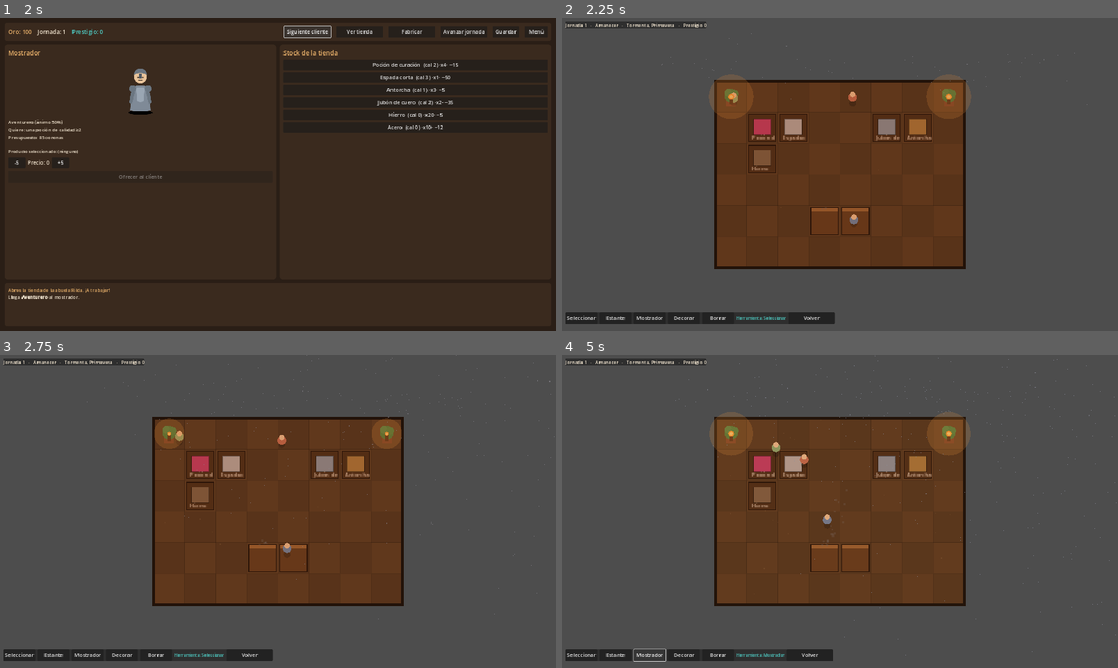
Above: before the commit, frames 1-4 (two rows, left to right).
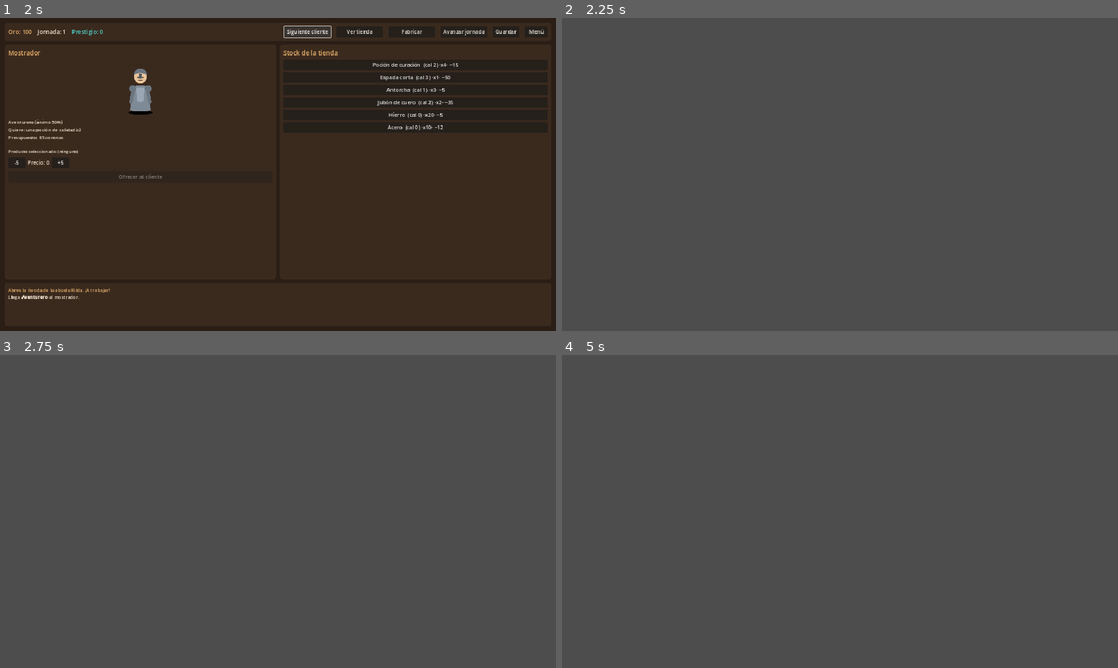
Above: after the commit, the same moments.

Repository: luckyvalentinaguirre-bot/DungeonShop
Game: Godot game, scene res://scenes/main_menu/MainMenu.tscn
The game is run twice, just before and just after one commit, with the same random seed, the same clock (stepped at 60 frames per second) and the same inputs.
Inputs (mouse positions are in pixels of both pictures, inside the frame that each line leads up to):
- Up to frame 1 (2 s): click "Nueva partida" at 0.5 s; click "Siguiente cliente" at 1.25 s
- Up to frame 2 (2.25 s): click "Ver tienda" at 2 s
- Up to frame 3 (2.75 s): no input
- Up to frame 4 (5 s): click (578, 655) at 2.75 s, where only the run before the commit has a clickable "Seleccionar"; click (617, 655) at 3.5 s, where only the run before the commit has a clickable "Estante"; click (650, 655) at 4.25 s, where only the run before the commit has a clickable "Mostrador"

Frame 1 is identical in both runs. In frame 2, 30% of the frame differs, in the area x 0-95%, y 1-98%; in frame 3, 30%; in frame 4, 30%.
Error after the commit: Parse Error: Cannot infer the type of "flame" variable because the value doesn't have a set type. (res://scripts/ui/ShopWorld.gd:419)

Commit message:
Visual: sprites reales dibujados en la vista cenital (adios cubitos)
Sustituye las formas de _draw por arte vectorial ilustrado (SVG con sombreado,
contornos y detalle), orientado a top-down:
- Tiles: suelo de madera (tablones+veta) y pared de piedra (silleria+musgo).
- Muebles: estante con baldas, mostrador con caja registradora, barril con aros,
  planta en maceta, alfombra arcana, antorcha de pared.
- Iconos de producto por categoria (pocion, espada, armadura, herramienta,
  material, objeto magico) mostrados en cada estante.
- Clientes que deambulan como figuras top-down (no circulos), con 3 variantes.

ShopWorld renderiza estos sprites como texturas (con fallback a formas si faltan);
el dia/noche, clima, particulas, antorchas animadas y evolucion por prestigio se
mantienen. Paredes ahora rodean la tienda con tiles de piedra.

Es arte propio en SVG (estilo cozy ilustrado), sustituible por pixel art HD final
reemplazando los mismos archivos. Ver docs/ArtDirection.md.

Co-Authored-By: Claude Opus 4.8 <noreply@anthropic.com>
Claude-Session: https://claude.ai/code/session_01BvQJaW7W6TmoPXUchrmyos

Diff:
--- /dev/null
+++ b/assets/buildings/barrel.svg
@@ -0,0 +1,17 @@
+<svg width="64" height="64" viewBox="0 0 64 64" xmlns="http://www.w3.org/2000/svg">
+  <!-- Barril visto desde arriba. -->
+  <ellipse cx="32" cy="34" rx="22" ry="22" fill="#000000" opacity="0.15"/>
+  <circle cx="32" cy="32" r="22" fill="#8a5a30" stroke="#3a2412" stroke-width="2.5"/>
+  <!-- aros metálicos -->
+  <circle cx="32" cy="32" r="22" fill="none" stroke="#6b6660" stroke-width="3" opacity="0.9"/>
+  <circle cx="32" cy="32" r="15" fill="#7a4c26" stroke="#5a3417" stroke-width="1.5"/>
+  <!-- tapa de madera con duelas -->
+  <g stroke="#5a3417" stroke-width="1.4">
+    <line x1="32" y1="18" x2="32" y2="46"/>
+    <line x1="20" y1="24" x2="44" y2="40"/>
+    <line x1="44" y1="24" x2="20" y2="40"/>
+  </g>
+  <circle cx="32" cy="32" r="3" fill="#4a2f18"/>
+  <!-- brillo -->
+  <path d="M18 24 a20 20 0 0 1 14 -6" fill="none" stroke="#b6844a" stroke-width="2" opacity="0.5"/>
+</svg>
--- /dev/null
+++ b/assets/buildings/counter.svg
@@ -0,0 +1,20 @@
+<svg width="64" height="64" viewBox="0 0 64 64" xmlns="http://www.w3.org/2000/svg">
+  <!-- Mostrador de madera visto desde arriba. -->
+  <rect x="4" y="12" width="56" height="44" rx="4" fill="#000000" opacity="0.18"/>
+  <rect x="3" y="8" width="58" height="46" rx="4" fill="#7a4a24" stroke="#3a2412" stroke-width="2.5"/>
+  <!-- superficie pulida -->
+  <rect x="7" y="12" width="50" height="38" rx="3" fill="#9a6636"/>
+  <!-- vetas de la superficie -->
+  <g stroke="#7a4c26" stroke-width="1.2" opacity="0.6" fill="none">
+    <path d="M10 20 q22 -3 44 0"/>
+    <path d="M10 30 q22 3 44 0"/>
+    <path d="M10 40 q22 -3 44 0"/>
+  </g>
+  <!-- caja registradora / libro de cuentas -->
+  <rect x="40" y="16" width="14" height="12" rx="2" fill="#c9a24a" stroke="#7a5a1e" stroke-width="1.5"/>
+  <rect x="42" y="18" width="10" height="4" rx="1" fill="#f4e7c2"/>
+  <!-- moneda -->
+  <circle cx="14" cy="42" r="4" fill="#e8c24a" stroke="#a8841e" stroke-width="1"/>
+  <!-- borde iluminado -->
+  <rect x="3" y="8" width="58" height="4" rx="2" fill="#a8703a"/>
+</svg>
--- /dev/null
+++ b/assets/buildings/plant.svg
@@ -0,0 +1,20 @@
+<svg width="64" height="64" viewBox="0 0 64 64" xmlns="http://www.w3.org/2000/svg">
+  <!-- Planta en maceta vista desde arriba. -->
+  <ellipse cx="32" cy="50" rx="16" ry="6" fill="#000000" opacity="0.18"/>
+  <!-- maceta -->
+  <path d="M20 40 h24 l-3 14 h-18 z" fill="#a4562e" stroke="#5a2f16" stroke-width="2"/>
+  <ellipse cx="32" cy="40" rx="12" ry="5" fill="#c46a3a" stroke="#5a2f16" stroke-width="2"/>
+  <ellipse cx="32" cy="39" rx="9" ry="3.5" fill="#5a3a20"/>
+  <!-- follaje -->
+  <g stroke="#20401f" stroke-width="1">
+    <circle cx="32" cy="24" r="13" fill="#3b7a34"/>
+    <circle cx="22" cy="28" r="9" fill="#469142"/>
+    <circle cx="42" cy="28" r="9" fill="#3f8339"/>
+    <circle cx="32" cy="18" r="8" fill="#54a04c"/>
+  </g>
+  <!-- toques de luz -->
+  <g fill="#7cc271" opacity="0.7">
+    <circle cx="28" cy="20" r="2.5"/>
+    <circle cx="38" cy="26" r="2"/>
+  </g>
+</svg>
--- /dev/null
+++ b/assets/buildings/rug.svg
@@ -0,0 +1,16 @@
+<svg width="64" height="64" viewBox="0 0 64 64" xmlns="http://www.w3.org/2000/svg">
+  <!-- Alfombra decorativa (para el suelo). -->
+  <rect x="4" y="10" width="56" height="44" rx="4" fill="#8a2f3a" stroke="#5a1f28" stroke-width="2"/>
+  <rect x="9" y="15" width="46" height="34" rx="3" fill="none" stroke="#e8c24a" stroke-width="2"/>
+  <rect x="15" y="21" width="34" height="22" rx="2" fill="#a03a46"/>
+  <!-- rombo central arcano -->
+  <path d="M32 22 L44 32 L32 42 L20 32 Z" fill="#3f9a90" stroke="#e8c24a" stroke-width="1.5"/>
+  <circle cx="32" cy="32" r="4" fill="#f4e7c2"/>
+  <!-- flecos -->
+  <g stroke="#e8c24a" stroke-width="2">
+    <line x1="6" y1="10" x2="3" y2="7"/>
+    <line x1="58" y1="10" x2="61" y2="7"/>
+    <line x1="6" y1="54" x2="3" y2="57"/>
+    <line x1="58" y1="54" x2="61" y2="57"/>
+  </g>
+</svg>
--- /dev/null
+++ b/assets/buildings/shelf.svg
@@ -0,0 +1,21 @@
+<svg width="64" height="64" viewBox="0 0 64 64" xmlns="http://www.w3.org/2000/svg">
+  <!-- Estante de tienda visto desde arriba (con leve perspectiva). -->
+  <!-- sombra -->
+  <rect x="6" y="10" width="52" height="48" rx="4" fill="#000000" opacity="0.18"/>
+  <!-- estructura de madera -->
+  <rect x="5" y="6" width="54" height="50" rx="4" fill="#6b4423" stroke="#3a2412" stroke-width="2.5"/>
+  <!-- interior (dos baldas) -->
+  <rect x="10" y="11" width="44" height="18" rx="2" fill="#4a2f18"/>
+  <rect x="10" y="33" width="44" height="18" rx="2" fill="#4a2f18"/>
+  <!-- divisores -->
+  <g fill="#7a5230">
+    <rect x="30" y="11" width="4" height="18"/>
+    <rect x="30" y="33" width="4" height="18"/>
+  </g>
+  <!-- borde superior iluminado (madera) -->
+  <rect x="5" y="6" width="54" height="5" rx="3" fill="#8a5c34"/>
+  <!-- vetas -->
+  <g stroke="#5a3a1e" stroke-width="1" opacity="0.6">
+    <line x1="8" y1="53" x2="56" y2="53"/>
+  </g>
+</svg>
--- /dev/null
+++ b/assets/buildings/torch.svg
@@ -0,0 +1,10 @@
+<svg width="32" height="48" viewBox="0 0 32 48" xmlns="http://www.w3.org/2000/svg">
+  <!-- Antorcha de pared (la llama se anima por código encima). -->
+  <rect x="13" y="16" width="6" height="28" rx="2" fill="#6b4423" stroke="#3a2412" stroke-width="1.5"/>
+  <rect x="9" y="14" width="14" height="6" rx="2" fill="#8a5c34" stroke="#3a2412" stroke-width="1.5"/>
+  <!-- brasas -->
+  <ellipse cx="16" cy="14" rx="6" ry="4" fill="#7a2e12"/>
+  <!-- llama base (el parpadeo se dibuja encima en el juego) -->
+  <path d="M16 2 Q22 10 16 16 Q10 10 16 2 Z" fill="#f2a33a"/>
+  <path d="M16 5 Q20 10 16 15 Q12 10 16 5 Z" fill="#ffe07a"/>
+</svg>
--- /dev/null
+++ b/assets/characters/shopper_top_1.svg
@@ -0,0 +1,8 @@
+<svg width="28" height="32" viewBox="0 0 28 32" xmlns="http://www.w3.org/2000/svg">
+  <!-- Cliente visto casi desde arriba (capa + cabeza). -->
+  <ellipse cx="14" cy="28" rx="9" ry="3" fill="#000000" opacity="0.2"/>
+  <path d="M6 16 Q14 12 22 16 L20 27 Q14 30 8 27 Z" fill="#9a5040" stroke="#4a221a" stroke-width="1.6"/>
+  <path d="M6 16 Q14 13 22 16" fill="none" stroke="#4a221a" stroke-width="1.2"/>
+  <circle cx="14" cy="12" r="7" fill="#efc9a2" stroke="#4a221a" stroke-width="1.5"/>
+  <path d="M8 9 Q14 3 20 9 Q17 6 14 6 Q11 6 8 9 Z" fill="#5a3a24"/>
+</svg>
--- /dev/null
+++ b/assets/characters/shopper_top_2.svg
@@ -0,0 +1,7 @@
+<svg width="28" height="32" viewBox="0 0 28 32" xmlns="http://www.w3.org/2000/svg">
+  <ellipse cx="14" cy="28" rx="9" ry="3" fill="#000000" opacity="0.2"/>
+  <path d="M6 16 Q14 12 22 16 L20 27 Q14 30 8 27 Z" fill="#40608a" stroke="#1a2a44" stroke-width="1.6"/>
+  <path d="M6 16 Q14 13 22 16" fill="none" stroke="#1a2a44" stroke-width="1.2"/>
+  <circle cx="14" cy="12" r="7" fill="#e8c39a" stroke="#3a2a1a" stroke-width="1.5"/>
+  <path d="M7 10 Q14 4 21 10 L20 7 Q14 4 8 7 Z" fill="#2a2a2a"/>
+</svg>
--- /dev/null
+++ b/assets/characters/shopper_top_3.svg
@@ -0,0 +1,7 @@
+<svg width="28" height="32" viewBox="0 0 28 32" xmlns="http://www.w3.org/2000/svg">
+  <ellipse cx="14" cy="28" rx="9" ry="3" fill="#000000" opacity="0.2"/>
+  <path d="M6 16 Q14 12 22 16 L20 27 Q14 30 8 27 Z" fill="#3f6b4a" stroke="#1a3324" stroke-width="1.6"/>
+  <path d="M6 16 Q14 13 22 16" fill="none" stroke="#1a3324" stroke-width="1.2"/>
+  <circle cx="14" cy="12" r="7" fill="#f0cda3" stroke="#3a2a1a" stroke-width="1.5"/>
+  <path d="M8 9 Q14 3 20 9 Q20 6 14 5 Q9 5 8 9 Z" fill="#8a6a2a"/>
+</svg>
--- /dev/null
+++ b/assets/items/icon_armor.svg
@@ -0,0 +1,8 @@
+<svg width="32" height="32" viewBox="0 0 32 32" xmlns="http://www.w3.org/2000/svg">
+  <!-- Armadura / peto. -->
+  <path d="M8 7 L13 5 Q16 8 19 5 L24 7 L23 20 Q16 26 9 20 Z" fill="#8a94a2" stroke="#3a424c" stroke-width="1.6"/>
+  <path d="M13 5 Q16 12 19 5" fill="none" stroke="#3a424c" stroke-width="1.4"/>
+  <path d="M16 12 L16 22" stroke="#5a6470" stroke-width="1.4"/>
+  <path d="M10 10 L13 12 M22 10 L19 12" stroke="#aab4c0" stroke-width="1.4"/>
+  <circle cx="16" cy="16" r="1.6" fill="#c9a24a"/>
+</svg>
--- /dev/null
+++ b/assets/items/icon_magic.svg
@@ -0,0 +1,11 @@
+<svg width="32" height="32" viewBox="0 0 32 32" xmlns="http://www.w3.org/2000/svg">
+  <!-- Objeto mágico: amuleto/gema arcana con brillo. -->
+  <circle cx="16" cy="16" r="11" fill="#2a3a5a" stroke="#4fd0c8" stroke-width="1.6"/>
+  <polygon points="16,7 22,16 16,25 10,16" fill="#4fd0c8" stroke="#bafff8" stroke-width="1.2"/>
+  <polygon points="16,11 19,16 16,21 13,16" fill="#bafff8"/>
+  <g fill="#e8fffb">
+    <circle cx="8" cy="9" r="1.3"/>
+    <circle cx="24" cy="22" r="1.3"/>
+    <circle cx="25" cy="9" r="1"/>
+  </g>
+</svg>
--- /dev/null
+++ b/assets/items/icon_material.svg
@@ -0,0 +1,8 @@
+<svg width="32" height="32" viewBox="0 0 32 32" xmlns="http://www.w3.org/2000/svg">
+  <!-- Material: mineral/lingotes. -->
+  <path d="M6 20 L12 14 L20 16 L24 22 L18 27 L9 26 Z" fill="#7d7368" stroke="#3a352e" stroke-width="1.6"/>
+  <path d="M12 14 L15 20 L9 26" fill="none" stroke="#3a352e" stroke-width="1.2"/>
+  <path d="M20 16 L18 21 L24 22" fill="none" stroke="#3a352e" stroke-width="1.2"/>
+  <polygon points="14,8 18,8 20,12 16,15 12,12" fill="#9aa4ae" stroke="#4a5560" stroke-width="1.4"/>
+  <circle cx="15" cy="11" r="1.2" fill="#e8f0f6"/>
+</svg>
--- /dev/null
+++ b/assets/items/icon_potion.svg
@@ -0,0 +1,9 @@
+<svg width="32" height="32" viewBox="0 0 32 32" xmlns="http://www.w3.org/2000/svg">
+  <!-- Poción: frasco con líquido y brillo. -->
+  <rect x="13" y="4" width="6" height="6" rx="1" fill="#9a7a4a" stroke="#3a2a12" stroke-width="1.2"/>
+  <path d="M12 9 h8 l2 6 a8 8 0 1 1 -14 0 z" fill="#2f6f9a" stroke="#1a2a3a" stroke-width="1.5"/>
+  <path d="M11 17 a7 7 0 0 0 12 3 a7 7 0 0 1 -12 -3 z" fill="#4a9fd0" opacity="0.8"/>
+  <circle cx="14" cy="20" r="1.6" fill="#bfe6ff"/>
+  <circle cx="18" cy="24" r="1.2" fill="#bfe6ff"/>
+  <path d="M13 12 q2 -1 3 0" stroke="#cfeaff" stroke-width="1.2" fill="none"/>
+</svg>
--- /dev/null
+++ b/assets/items/icon_sword.svg
@@ -0,0 +1,8 @@
+<svg width="32" height="32" viewBox="0 0 32 32" xmlns="http://www.w3.org/2000/svg">
+  <!-- Espada: hoja, guarda y empuñadura. -->
+  <path d="M16 3 L20 7 L18 22 L16 25 L14 22 L12 7 Z" fill="#d8dde4" stroke="#4a5560" stroke-width="1.4"/>
+  <path d="M16 3 L16 25" stroke="#9aa4ae" stroke-width="1"/>
+  <rect x="10" y="22" width="12" height="3" rx="1.5" fill="#c9a24a" stroke="#7a5a1e" stroke-width="1.2"/>
+  <rect x="14.5" y="25" width="3" height="5" rx="1" fill="#6b4423" stroke="#3a2412" stroke-width="1.2"/>
+  <circle cx="16" cy="30" r="1.6" fill="#c9a24a" stroke="#7a5a1e" stroke-width="1"/>
+</svg>
--- /dev/null
+++ b/assets/items/icon_tool.svg
@@ -0,0 +1,8 @@
+<svg width="32" height="32" viewBox="0 0 32 32" xmlns="http://www.w3.org/2000/svg">
+  <!-- Herramienta: antorcha/utensilio de exploración. -->
+  <rect x="14" y="12" width="4" height="18" rx="2" fill="#6b4423" stroke="#3a2412" stroke-width="1.3"/>
+  <ellipse cx="16" cy="12" rx="5" ry="3" fill="#7a2e12"/>
+  <path d="M16 2 Q23 9 16 14 Q9 9 16 2 Z" fill="#f2a33a"/>
+  <path d="M16 5 Q20 9 16 13 Q12 9 16 5 Z" fill="#ffe07a"/>
+  <circle cx="16" cy="6" r="1.3" fill="#fff4c2"/>
+</svg>
--- /dev/null
+++ b/assets/tilesets/floor_wood.svg
@@ -0,0 +1,28 @@
+<svg width="64" height="64" viewBox="0 0 64 64" xmlns="http://www.w3.org/2000/svg">
+  <defs>
+    <linearGradient id="pl" x1="0" y1="0" x2="0" y2="1">
+      <stop offset="0" stop-color="#8a5a30"/>
+      <stop offset="1" stop-color="#6f4522"/>
+    </linearGradient>
+  </defs>
+  <rect width="64" height="64" fill="url(#pl)"/>
+  <!-- tablones -->
+  <g stroke="#5a3417" stroke-width="1.5" opacity="0.8">
+    <line x1="0" y1="16" x2="64" y2="16"/>
+    <line x1="0" y1="32" x2="64" y2="32"/>
+    <line x1="0" y1="48" x2="64" y2="48"/>
+    <line x1="22" y1="0" x2="22" y2="16"/>
+    <line x1="46" y1="16" x2="46" y2="32"/>
+    <line x1="16" y1="32" x2="16" y2="48"/>
+    <line x1="42" y1="48" x2="42" y2="64"/>
+  </g>
+  <!-- veta -->
+  <g stroke="#7a4c26" stroke-width="1" opacity="0.5" fill="none">
+    <path d="M4 8 q14 2 28 0 t28 0"/>
+    <path d="M4 24 q14 -2 28 0 t28 0"/>
+    <path d="M4 40 q14 2 28 0 t28 0"/>
+    <path d="M4 56 q14 -2 28 0 t28 0"/>
+  </g>
+  <!-- brillo superior sutil -->
+  <rect width="64" height="3" fill="#a87844" opacity="0.35"/>
+</svg>
--- /dev/null
+++ b/assets/tilesets/wall_stone.svg
@@ -0,0 +1,28 @@
+<svg width="64" height="64" viewBox="0 0 64 64" xmlns="http://www.w3.org/2000/svg">
+  <defs>
+    <linearGradient id="st" x1="0" y1="0" x2="0" y2="1">
+      <stop offset="0" stop-color="#6b6660"/>
+      <stop offset="1" stop-color="#4c4842"/>
+    </linearGradient>
+  </defs>
+  <rect width="64" height="64" fill="url(#st)"/>
+  <!-- sillería (ladrillos de piedra) -->
+  <g fill="#7a746c" stroke="#3a3630" stroke-width="1.5">
+    <rect x="2" y="2" width="28" height="14" rx="2"/>
+    <rect x="34" y="2" width="28" height="14" rx="2"/>
+    <rect x="14" y="18" width="28" height="14" rx="2"/>
+    <rect x="-2" y="18" width="14" height="14" rx="2"/>
+    <rect x="46" y="18" width="20" height="14" rx="2"/>
+    <rect x="2" y="34" width="28" height="14" rx="2"/>
+    <rect x="34" y="34" width="28" height="14" rx="2"/>
+    <rect x="14" y="50" width="28" height="12" rx="2"/>
+    <rect x="-2" y="50" width="14" height="12" rx="2"/>
+    <rect x="46" y="50" width="20" height="12" rx="2"/>
+  </g>
+  <!-- musgo/desgaste -->
+  <g fill="#5f6b46" opacity="0.5">
+    <circle cx="8" cy="10" r="2"/>
+    <circle cx="40" cy="42" r="2.5"/>
+    <circle cx="52" cy="24" r="2"/>
+  </g>
+</svg>
--- a/scripts/ui/ShopWorld.gd
+++ b/scripts/ui/ShopWorld.gd
@@ -26,10 +26,13 @@
 ## Tormenta: temporizador y brillo del relámpago.
 var _lightning_timer: float = 6.0
 var _flash: float = 0.0
+## Texturas (sprites SVG). key -> Texture2D.
+var _tex: Dictionary = {}
 
 func _ready() -> void:
 	if GameState.economy == null:
 		GameState.new_game()
+	_load_textures()
 	_assignable_ids = _build_assignable_ids()
 	_build_camera()
 	_build_ambient()
@@ -107,11 +110,13 @@
 	add_child(smoke)
 
 func _build_wanderers() -> void:
-	var colors := [Color(0.8, 0.5, 0.4), Color(0.5, 0.6, 0.8), Color(0.6, 0.75, 0.55), Color(0.75, 0.6, 0.8)]
+	var texes := ["shopper1", "shopper2", "shopper3"]
+	var colors := [Color(0.8, 0.5, 0.4), Color(0.5, 0.6, 0.8), Color(0.6, 0.75, 0.55)]
 	for i in 3:
 		_wanderers.append({
 			"pos": _random_walk_point(),
 			"target": _random_walk_point(),
+			"tex": texes[i % texes.size()],
 			"color": colors[i % colors.size()],
 			"phase": randf() * TAU,
 			"speed": randf_range(28.0, 46.0),
@@ -275,6 +280,31 @@
 	ids.sort()
 	return ids
 
+# ------------------------------------------------------------------- texturas
+func _load_textures() -> void:
+	_tex = {
+		"floor": _load_tex("res://assets/tilesets/floor_wood.svg"),
+		"wall": _load_tex("res://assets/tilesets/wall_stone.svg"),
+		"shelf": _load_tex("res://assets/buildings/shelf.svg"),
+		"counter": _load_tex("res://assets/buildings/counter.svg"),
+		"plant": _load_tex("res://assets/buildings/plant.svg"),
+		"barrel": _load_tex("res://assets/buildings/barrel.svg"),
+		"rug": _load_tex("res://assets/buildings/rug.svg"),
+		"torch": _load_tex("res://assets/buildings/torch.svg"),
+		"potion": _load_tex("res://assets/items/icon_potion.svg"),
+		"sword": _load_tex("res://assets/items/icon_sword.svg"),
+		"armor": _load_tex("res://assets/items/icon_armor.svg"),
+		"tool": _load_tex("res://assets/items/icon_tool.svg"),
+		"material": _load_tex("res://assets/items/icon_material.svg"),
+		"magic": _load_tex("res://assets/items/icon_magic.svg"),
+		"shopper1": _load_tex("res://assets/characters/shopper_top_1.svg"),
+		"shopper2": _load_tex("res://assets/characters/shopper_top_2.svg"),
+		"shopper3": _load_tex("res://assets/characters/shopper_top_3.svg"),
+	}
+
+func _load_tex(path: String) -> Texture2D:
+	return load(path) if ResourceLoader.exists(path) else null
+
 # ------------------------------------------------------------------- dibujo
 func _draw() -> void:
 	var layout := GameState.layout
@@ -282,6 +312,7 @@
 	for y in layout.height:
 		for x in layout.width:
 			_draw_floor(x, y, polish)
+	_draw_walls()
 	# Muebles encima del suelo.
 	for y in layout.height:
 		for x in layout.width:
@@ -293,7 +324,6 @@
 				ShopLayout.Furniture.DECOR:
 					_draw_decor(x, y)
 	_draw_wanderers()
-	_draw_walls()
 	_draw_torches()
 	# Destello de relámpago (tormenta).
 	if _flash > 0.0:
@@ -303,70 +333,93 @@
 	return Rect2(x * TILE, y * TILE, TILE, TILE)
 
 func _draw_floor(x: int, y: int, polish: float) -> void:
-	var warm := Color(0.42, 0.30, 0.18).lerp(Color(0.58, 0.42, 0.26), polish)
-	var alt := warm.darkened(0.08) if (x + y) % 2 == 0 else warm
-	draw_rect(_tile_rect(x, y), alt, true)
-	draw_rect(_tile_rect(x, y), Color(0, 0, 0, 0.10), false, 1.0)
+	var rect := _tile_rect(x, y)
+	var floor_tex: Texture2D = _tex.get("floor")
+	if floor_tex != null:
+		# Un poco más luminoso con el prestigio; tablero para dar variedad.
+		var tint := Color(0.82, 0.82, 0.82).lerp(Color(1, 1, 1), polish)
+		if (x + y) % 2 == 1:
+			tint = tint.darkened(0.06)
+		draw_texture_rect(floor_tex, rect, false, tint)
+	else:
+		var warm := Color(0.42, 0.30, 0.18).lerp(Color(0.58, 0.42, 0.26), polish)
+		draw_rect(rect, warm.darkened(0.08) if (x + y) % 2 == 0 else warm, true)
 
 func _draw_counter(x: int, y: int) -> void:
-	var r := _tile_rect(x, y).grow(-4)
-	draw_rect(r, Color(0.45, 0.30, 0.16), true)
-	draw_rect(Rect2(r.position, Vector2(r.size.x, 8)), Color(0.65, 0.46, 0.26), true)
-	draw_rect(r, Color(0.2, 0.12, 0.06), false, 2.0)
+	var tex: Texture2D = _tex.get("counter")
+	if tex != null:
+		draw_texture_rect(tex, _tile_rect(x, y), false)
+	else:
+		draw_rect(_tile_rect(x, y).grow(-4), Color(0.45, 0.30, 0.16), true)
 
 func _draw_shelf(x: int, y: int) -> void:
-	var r := _tile_rect(x, y).grow(-4)
-	draw_rect(r, Color(0.36, 0.24, 0.13), true)
-	draw_rect(r, Color(0.2, 0.12, 0.06), false, 2.0)
-	# Producto expuesto.
+	var rect := _tile_rect(x, y)
+	var tex: Texture2D = _tex.get("shelf")
+	if tex != null:
+		draw_texture_rect(tex, rect, false)
+	else:
+		draw_rect(rect.grow(-4), Color(0.36, 0.24, 0.13), true)
+	# Producto expuesto: su icono según categoría.
 	var item_id := GameState.layout.assigned_item(x, y)
 	if item_id != &"":
 		var item := GameState.item_db.get_item(item_id)
 		if item != null:
-			var pr := Rect2(r.position + Vector2(10, 10), Vector2(r.size.x - 20, r.size.y - 24))
-			draw_rect(pr, _category_color(item.category), true)
-			draw_rect(pr, Color(0, 0, 0, 0.35), false, 1.0)
-			var font := ThemeDB.fallback_font
-			if font != null:
-				draw_string(font, r.position + Vector2(6, r.size.y - 4), item.display_name.left(8), HORIZONTAL_ALIGNMENT_LEFT, r.size.x, 11, Color(1, 1, 1, 0.85))
+			var c := rect.get_center()
+			var icon := _category_icon(item.category)
+			if icon != null:
+				draw_texture_rect(icon, Rect2(c - Vector2(15, 17), Vector2(30, 30)), false)
+			else:
+				draw_rect(Rect2(c - Vector2(10, 10), Vector2(20, 20)), _category_color(item.category), true)
 
 func _draw_decor(x: int, y: int) -> void:
-	var c := _tile_rect(x, y).get_center()
-	# Una plantita en maceta como placeholder.
-	draw_rect(Rect2(c + Vector2(-10, 6), Vector2(20, 14)), Color(0.5, 0.3, 0.2), true)
-	draw_circle(c + Vector2(0, -2), 14, Color(0.3, 0.55, 0.3))
-	draw_circle(c + Vector2(-6, -8), 8, Color(0.35, 0.6, 0.35))
-	draw_circle(c + Vector2(7, -6), 8, Color(0.32, 0.58, 0.32))
+	var key := "plant" if (x + y) % 2 == 0 else "barrel"
+	var tex: Texture2D = _tex.get(key)
+	if tex != null:
+		draw_texture_rect(tex, _tile_rect(x, y), false)
+	else:
+		var c := _tile_rect(x, y).get_center()
+		draw_circle(c + Vector2(0, -2), 14, Color(0.3, 0.55, 0.3))
 
 func _draw_wanderers() -> void:
 	for w in _wanderers:
 		var pos: Vector2 = w["pos"]
 		var bob := sin(float(w["phase"])) * 2.0
-		var color: Color = w["color"]
-		# Sombra.
-		draw_circle(pos + Vector2(0, 10), 7.0, Color(0, 0, 0, 0.18))
-		# Cuerpo y cabeza (mini figura cenital).
-		draw_circle(pos + Vector2(0, bob), 9.0, color)
-		draw_circle(pos + Vector2(0, -6 + bob), 5.5, Color(0.95, 0.85, 0.72))
+		draw_circle(pos + Vector2(0, 12), 8.0, Color(0, 0, 0, 0.15))
+		var tex: Texture2D = _tex.get(w.get("tex", "shopper1"))
+		if tex != null:
+			draw_texture_rect(tex, Rect2(pos - Vector2(14, 22 - bob), Vector2(28, 32)), false)
+		else:
+			var color: Color = w.get("color", Color(0.8, 0.5, 0.4))
+			draw_circle(pos + Vector2(0, bob), 9.0, color)
 
 func _draw_walls() -> void:
-	var grid := _grid_size()
-	draw_rect(Rect2(Vector2.ZERO, grid), Color(0.15, 0.10, 0.06), false, 6.0)
+	var tex: Texture2D = _tex.get("wall")
+	var w := GameState.layout.width
+	var h := GameState.layout.height
+	if tex == null:
+		draw_rect(Rect2(Vector2.ZERO, _grid_size()), Color(0.15, 0.10, 0.06), false, 6.0)
+		return
+	for x in range(-1, w + 1):
+		draw_texture_rect(tex, _tile_rect(x, -1), false)
+		draw_texture_rect(tex, _tile_rect(x, h), false)
+	for y in range(0, h):
+		draw_texture_rect(tex, _tile_rect(-1, y), false)
+		draw_texture_rect(tex, _tile_rect(w, y), false)
 
 func _draw_torches() -> void:
-	# Antorchas en las esquinas con parpadeo; iluminan más de noche.
+	# Antorchas en la pared superior con parpadeo; iluminan más de noche.
 	var grid := _grid_size()
 	var night := 1.0 - GameState.clock.daylight()
 	var flicker := 0.75 + 0.25 * sin(_time_accum * 9.0)
-	var spots := [Vector2(TILE * 0.5, TILE * 0.5), Vector2(grid.x - TILE * 0.5, TILE * 0.5)]
+	var tex: Texture2D = _tex.get("torch")
+	var spots := [Vector2(TILE * 0.5, TILE * 0.15), Vector2(grid.x - TILE * 0.5, TILE * 0.15)]
 	for spot in spots:
-		# Base de la antorcha.
-		draw_rect(Rect2(spot + Vector2(-3, 0), Vector2(6, 16)), Color(0.35, 0.22, 0.12), true)
-		# Llama.
-		draw_circle(spot, 6.0 * flicker, Color(1.0, 0.7, 0.25))
-		draw_circle(spot, 3.5 * flicker, Color(1.0, 0.92, 0.6))
-		# Halo de luz (más visible de noche).
-		draw_circle(spot, 46.0 * flicker, Color(1.0, 0.75, 0.35, 0.10 + 0.22 * night))
+		if tex != null:
+			draw_texture_rect(tex, Rect2(spot - Vector2(12, 6), Vector2(24, 36)), false)
+		var flame := spot - Vector2(0, 4)
+		draw_circle(flame, 5.0 * flicker, Color(1.0, 0.7, 0.25))
+		draw_circle(flame, 3.0 * flicker, Color(1.0, 0.92, 0.6))
+		draw_circle(flame, 48.0 * flicker, Color(1.0, 0.75, 0.35, 0.08 + 0.24 * night))
 
 # ------------------------------------------------------------------- clima/estado
 func _polish() -> float:
@@ -401,3 +454,13 @@
 		GameEnums.Category.MAGIC: return Color(0.4, 0.8, 0.75)
 		GameEnums.Category.MATERIAL: return Color(0.55, 0.45, 0.35)
 		_: return Color(0.6, 0.6, 0.6)
+
+func _category_icon(category: int) -> Texture2D:
+	match category:
+		GameEnums.Category.WEAPON: return _tex.get("sword")
+		GameEnums.Category.ARMOR: return _tex.get("armor")
+		GameEnums.Category.POTION: return _tex.get("potion")
+		GameEnums.Category.TOOL: return _tex.get("tool")
+		GameEnums.Category.MAGIC: return _tex.get("magic")
+		GameEnums.Category.MATERIAL: return _tex.get("material")
+		_: return null
